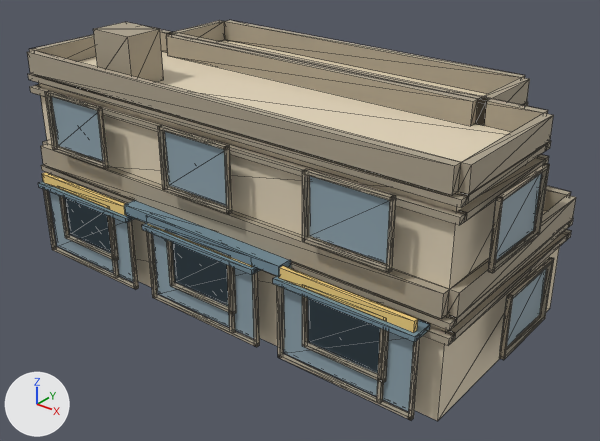
What one commit did to the glTF model public/buildings/commercial_2x1_court.glb.
One viewpoint serves both versions: a 50 mm lens placed at (21.83, -14.43, 13.0), pointed at (7.99, 2.86, 2.27). Lighting does not change. The marker at lower left points along +X, +Y and +Z. The picture after the commit comes second. Mesh edges are drawn as thin lines. Vertices at exactly the same position are counted once.

Names of what the first picture shows: 'commercial_2x1_court_0'.
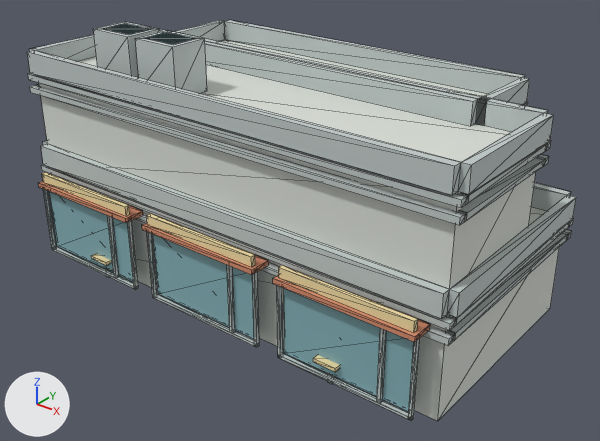
Pixel boxes (x1, y1, x2, y2) of what changed, in the pictures (600 x 441 px):
'commercial_2x1_court_0', recoloured, reshaped (beige to light grey): (27, 20, 576, 421) in both
part 1 of me_commercial_2x1_court_0, added: after (135, 31, 207, 94)
part 2 of me_commercial_2x1_court_0, added: after (92, 254, 111, 265)
part 3 of me_commercial_2x1_court_0, added: after (313, 355, 340, 372)
part 4 of me_commercial_2x1_court_0, deleted: before (45, 91, 554, 383)
part 5 of me_commercial_2x1_court_0, added: after (103, 24, 197, 45)

The change in detail:
Material 'commercial_2x1_court_wall' (mat_commercial_2x1_court_wall) changes colour from beige #e2d4ba to light grey #daded7; in linear values from (0.76, 0.66, 0.49) to (0.7, 0.73, 0.68).
Material 'commercial_2x1_court_trim' (mat_commercial_2x1_court_trim) changes colour from beige #ada28e to light grey #c0cac8; in linear values from (0.418, 0.363, 0.27) to (0.53, 0.59, 0.58).
Material 'commercial_2x1_court_sign' (mat_commercial_2x1_court_sign) changes colour from yellow #f6d481 to beige #f0dda6; in linear values from (0.92, 0.66, 0.22) to (0.87, 0.72, 0.38).
Material 'commercial_2x1_court_awning' (mat_commercial_2x1_court_awning) changes colour from greyish blue #76909e to beige #d48b6c; in linear values from (0.18, 0.28, 0.34) to (0.66, 0.26, 0.15).
me_commercial_2x1_court_0 is used by ob_commercial_2x1_court_0; location (0.0, 0.0, 0.0).
Verts and faces of me_commercial_2x1_court_0; kept vertices keep their numbers, new ones are numbered from 1362.
me_commercial_2x1_court_0 had 1362 vertices, 2100 faces and spanned x -0.6..15.1, y -0.8..7.1, z 0.0..7.5.
me_commercial_2x1_court_0 now has 522 vertices, 832 faces and spans x -0.2..14.8, y -0.8..6.8, z 0.0..7.5.
me_commercial_2x1_court_0 part 1: a new loose piece, a box spanning x 4.0..5.5, y 0.6..1.8, z 6.0..7.5, in mat_commercial_2x1_court_trim (light grey #c0cac8).
me_commercial_2x1_court_0 part 2: a new loose piece, a box spanning x 2.55..3.25, y -0.68..-0.1, z 0.65..0.76, in mat_commercial_2x1_court_sign (beige #f0dda6).
me_commercial_2x1_court_0 part 3: a new loose piece, a box spanning x 11.25..11.95, y -0.68..-0.1, z 0.65..0.76, in mat_commercial_2x1_court_sign (beige #f0dda6).
me_commercial_2x1_court_0 part 4: 111 loose pieces with 888 vertices, spanning x -0.6..15.1, y -0.6..7.1, z 0.9..5.7, are deleted.
Part 5, on me_commercial_2x1_court_0:
New vertex 1362 is at (2.3, 0.8, 7.5), pixel (100, 28).
New vertex 1363 is at (2.3, 1.7, 7.5), pixel (124, 23).
New vertex 1364 is at (4.1, 0.8, 7.5), pixel (142, 37).
New vertex 1365 is at (4.1, 1.7, 7.5), pixel (166, 32).
New vertices 1366 to 1369 stand at vertices 1362 to 1365, in that order, plus (1.2, 0.0, 0.0).
New faces: (1362, 1363, 1367), (1362, 1367, 1366), (1364, 1365, 1369), (1364, 1369, 1368) (mat_commercial_2x1_court_glass (cyan #86b3ba)).
Other edits to the shape of me_commercial_2x1_court_0 do not show in these pictures.
